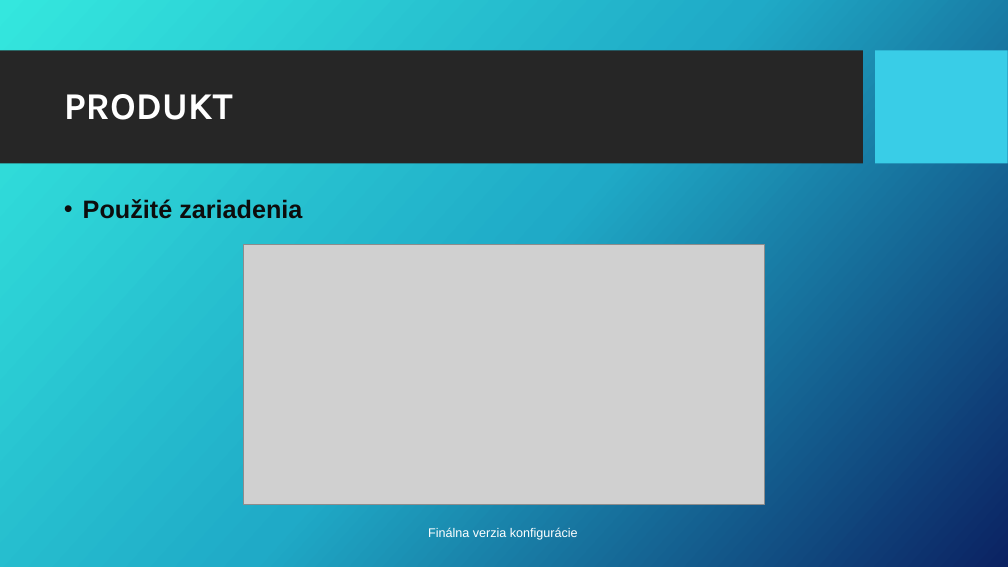
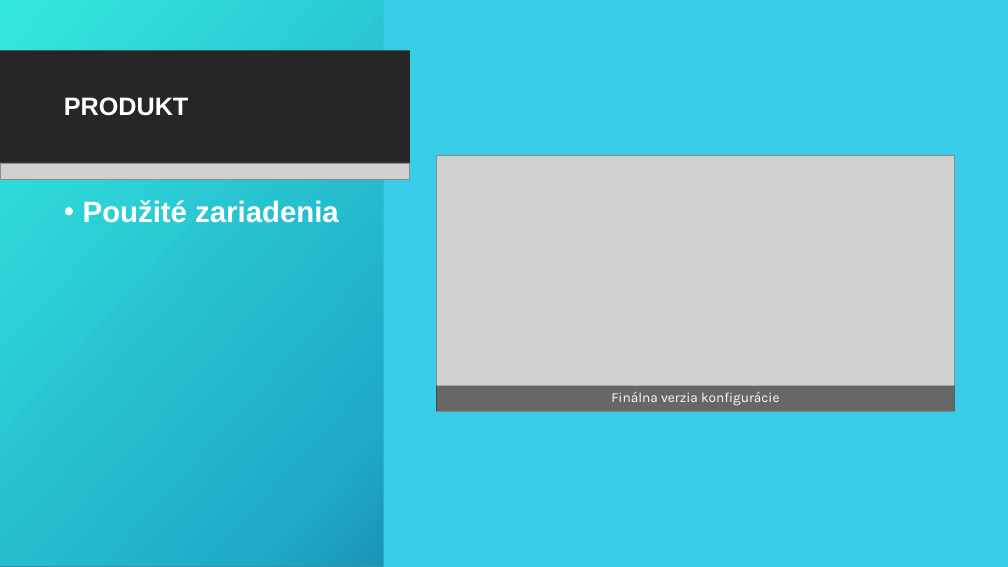
Before and after one commit to GooseNeck22/Tomas-Partl-RP, a slide deck: slide 7 of rocnikova praca prezentacia partl.pptx (slide 6 before the commit). Drawn at 1008x567 pixels with LibreOffice and Linux fonts; fonts in the diff are those of the drawing; grey boxes stand for pictures; background and template pictures are left out. Boxes give left, top, right and bottom in pixels: in the first picture for what was removed or moved away, otherwise in the second. Text is boxed around its words. In the diff, an @@ line names an element or a change of style, - is before the commit and + after.

```diff
--- a/rocnikova praca prezentacia partl.pptx
+++ b/rocnikova praca prezentacia partl.pptx
@@ rectangle added at <box>0,0,1008,567</box>, fill gradient #36E6DD to #21ABC8 to #0C2263, outline #2A98AB 1 pt @@
@@ rectangle added at <box>383,0,1008,567</box>, fill #39CDE7 @@
@@ rectangle added at <box>0,51,410,164</box>, fill #262626 @@
@@ title "PRODUKT" at <box>64,97,189,116</box>: size 36 to 24 pt, font Karla to Arial @@
@@ picture added at <box>0,163,410,179</box> @@
@@ picture: place and size @@
-picture at <box>243,245,765,505</box>
+picture at <box>436,156,955,411</box>
@@ text "Použité zariadenia" at <box>83,200,339,223</box>: size 24 to 28 pt, text colour #0D0D0D to #FFFFFF @@
@@ rectangle "Finálna verzia konfigurácie": place and size @@
-rectangle "Finálna verzia konfigurácie" at <box>428,527,578,540</box>
+rectangle "Finálna verzia konfigurácie" at <box>436,386,955,411</box>
@@ rectangle "Finálna verzia konfigurácie" at <box>436,386,955,411</box>: size 12 to 13 pt, font Arial to Karla; alignment left to centre; more space between paragraphs; fill none to #000000 at 50% opacity @@
```
Also in this commit, not shown: 8 other slides changed, 1 slide added.
